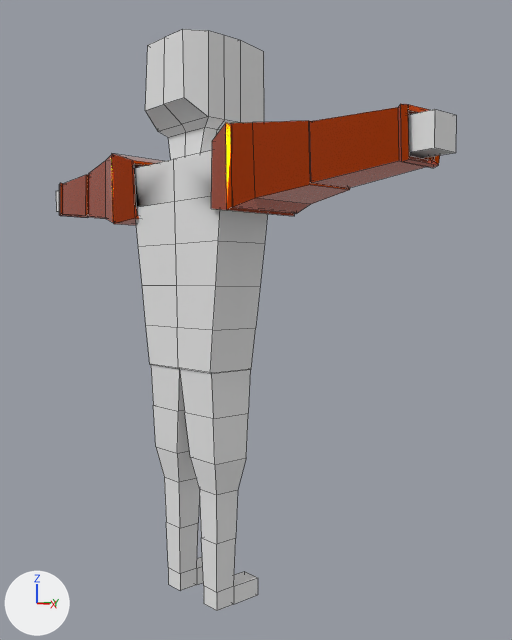
The Blender file Assets/Examples/Models/Character/Character_Armor.blend as it was, and as the next commit left it.
Both versions are drawn from a 50 mm camera at (9.69, -7.31, 5.54) aimed at (0.57, 0.79, 4.93). Lighting does not change. The marker at lower left points along +X, +Y and +Z. Mesh edges are drawn as thin lines.

Script lines for the objects in view, before the commit:
```python
me_cube_001 = bpy.data.meshes.new('Cube.001')
me_cube_001.from_pydata(...)  # 176 vertices, 176 faces; spans x -4.55..4.55, y -0.71..0.79, z 6.63..7.88
me_cube_001.materials.append(mat_bronze)  # orange #d84b00
me_cube_004 = bpy.data.meshes.new('Cube.004')
me_cube_004.from_pydata(...)  # 186 vertices, 180 faces; spans x -4.82..4.82, y -0.69..1.0, z -3.41..5.93
ob_arm = bpy.data.objects.new('Arm', me_cube_001)
ob_arm.location = (0.0, 0.0, 0.0)
ob_character = bpy.data.objects.new('Character', me_cube_004)
ob_character.location = (0.0, 0.0, 3.59)
```
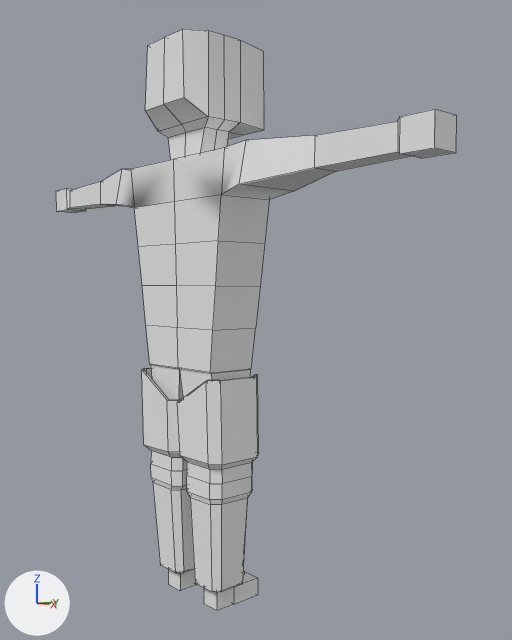
The edits, one by one:
Mesh me_cube_003 is new.
It has 224 vertices, 224 faces and spans x -1.09..1.09, y -0.56..0.54, z -3.04..0.46.
Object 'Arm' (ob_arm) is now hidden.
Object 'Leg' (ob_leg) is new; it shows me_cube_003.
Its location is (0.0, 0.0, 3.59).

Where the change shows, as pixel boxes (x1, y1, x2, y2) in the pictures (512 x 640 px):
'Arm', hidden
    before: (59, 104, 440, 225)
'Leg', added
    after: (142, 368, 259, 592)
